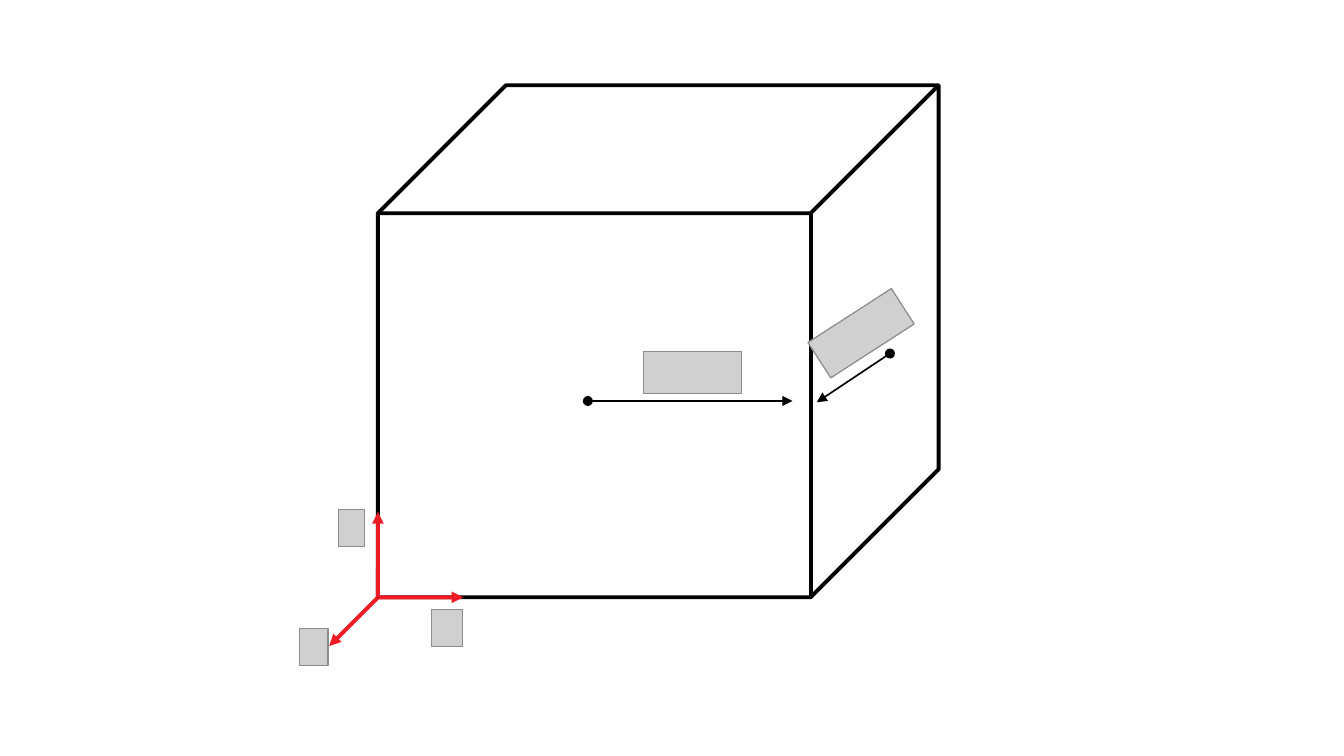
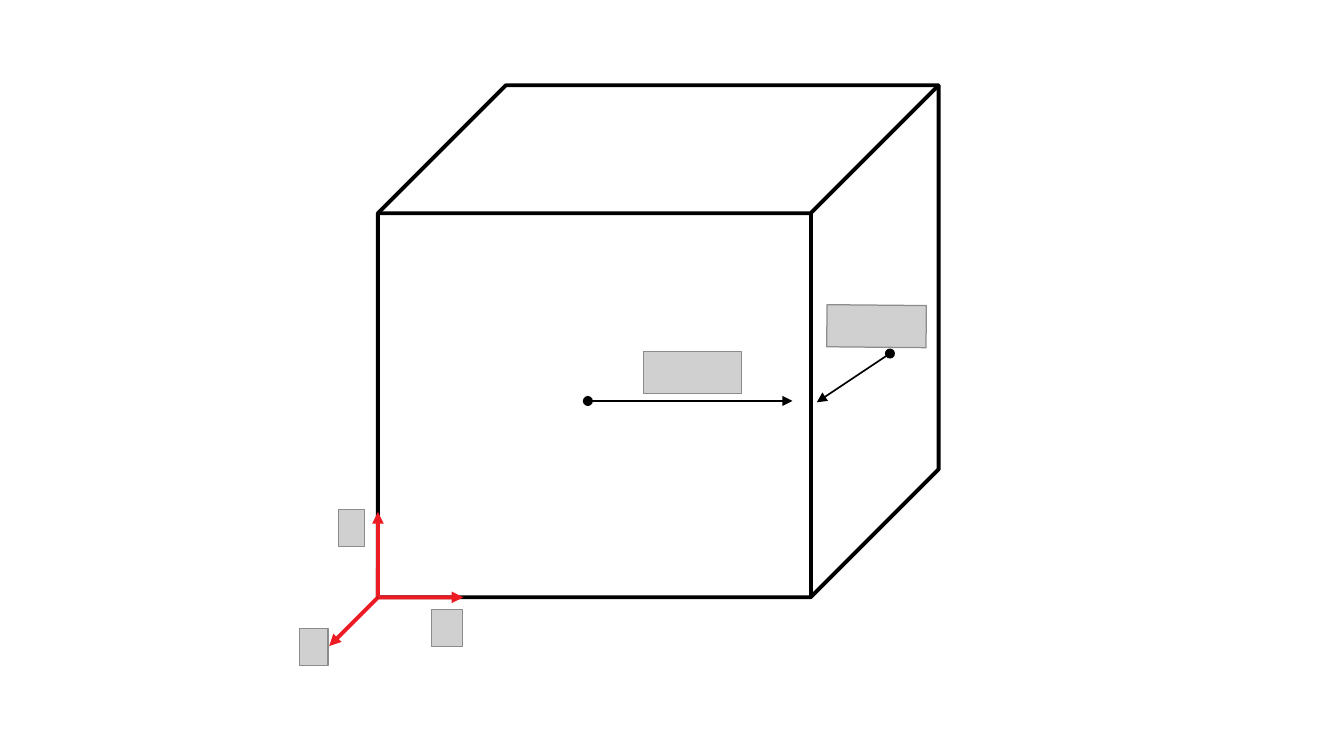
Before and after one commit to JorgeAGR/nmsu-course-work, a slide deck: slide 1 of GPHYS530/HW1/prob2b.odp. Drawn at 1344x756 pixels with LibreOffice and Linux fonts; fonts in the diff are those of the drawing; grey boxes stand for pictures. Boxes give left, top, right and bottom in pixels: in the first picture for what was removed or moved away, otherwise in the second. Text is boxed around its words. In the diff, an @@ line names an element or a change of style, - is before the commit and + after.

```diff
--- a/GPHYS530/HW1/prob2b.odp
+++ b/GPHYS530/HW1/prob2b.odp
@@ picture at <box>827,304,926,348</box>: rotation 327 to 0 degrees @@
```
Also in this commit, not shown: 8 other files.
